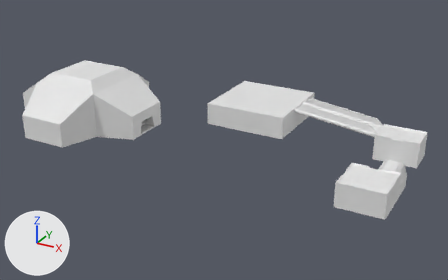
Two versions of the Blender file My Projects/main/game/content/xa/notc/mis/eth3/shapes/map/shape.blend, one commit apart.
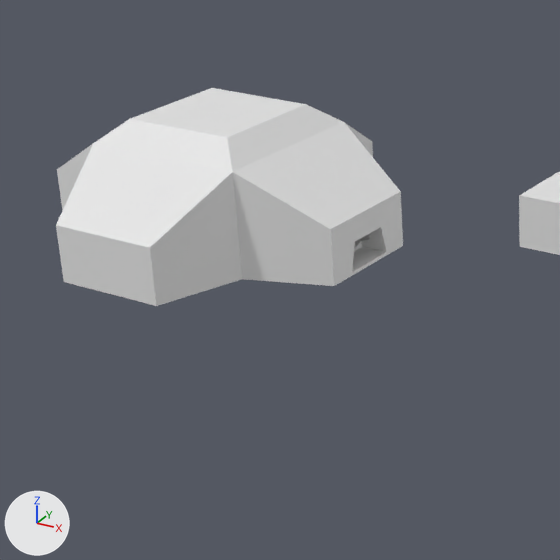
Old and new are each drawn whole from a camera (50 mm lens) standing at (399.0, -852.0, 710.0) and looking at (4.0, -135.0, 352.0) and again close up on the part from 0% to 50% of the width and 9% to 89% of the height. The lights are fixed; the arrows at lower left show +X, +Y and +Z. The same objects are shown in both versions, whatever each file hides. Materials are left out; every surface is plain grey. Objects named as collision shapes, trigger or cutter boxes, shadow casters or lower levels of detail are left out.

Names of what the first close-up shows: 'Export_struct3_a', 'Export_struct7_a'.
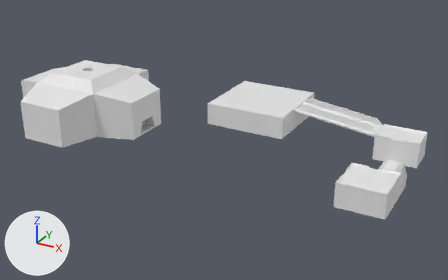
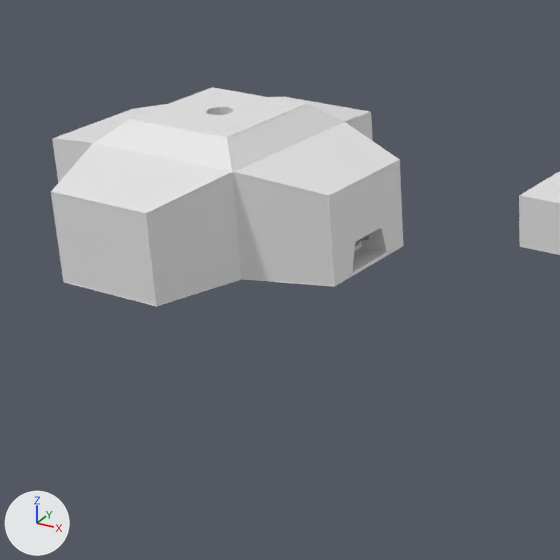
Where the newer file only moved an object's origin or applied its transform, the numbers keep the older frame.

Boxes (x1, y1, x2, y2) around the edits, measured in the close-ups (560 x 560 px):
'Export_struct3_a', reshaped
    before: (56, 88, 403, 306)
    after: (52, 88, 403, 305)
'Export_struct3_b', added
    after: (51, 87, 404, 307)
part 1 of me_cube_136, cut back
    before: (56, 122, 403, 306)
    after: (52, 122, 403, 305)

What the commit changed:
me_cube_136 is used by ob_export_struct3_a; location (-128.0, -192.0, 386.0); scale (0.5, 0.5, 0.5).
me_cube_136 had 346 vertices, 335 faces and spanned x -256.0..128.0, y -256.0..128.0, z -4.0..140.0.
me_cube_136 now has 32 vertices, 32 faces and spans x -256.0..128.0, y -256.0..128.0, z -4.0..140.0.
me_cube_136 part 1: 7 vertices moved from x -256.0..128.0, y -256.0..128.0, z 60.0 to x -256.0..128.0, y -256.0..128.0, z 97.0; 315 vertices removed from x -238.0..128.0, y -240.0..112.0, z 0.0..88.0; 1 vertex added at x 128.0, y 0.0, z 97.0.
Mesh me_cylinder_001 is new.
It is an 8-sided cylinder along z spanning x -8.0..8.0, y -8.0..8.0, z -2.0..30.0.
Mesh me_cube_153 is new.
It has 32 vertices, 32 faces and spans x -256.0..128.0, y -256.0..128.0, z -4.0..140.0.
Object 'Export_struct3_b' (ob_export_struct3_b) is new; it shows me_cube_153.
Its location is (-128.0, -192.0, 386.0).
Its scale is (0.5, 0.5, 0.5).
It gains a BOOLEAN modifier named 'Boolean'.
Modifier setting: object = ob_cube_033.
Modifier setting: solver = 'FLOAT'.
It gains a BOOLEAN modifier named 'Boolean.001'.
Modifier setting: object = ob_cube_010.
Modifier setting: solver = 'FLOAT'.
It gains a BOOLEAN modifier named 'Boolean.002'.
Modifier setting: object = ob_cylinder.
Modifier setting: solver = 'FLOAT'.
It gains a WIREFRAME modifier named 'Wireframe'.
Modifier setting: thickness = 1.0.
Object 'Cylinder' (ob_cylinder) is new; it shows me_cylinder_001.
Its location is (-160.0, -223.8, 428.9).
It is now shown.
